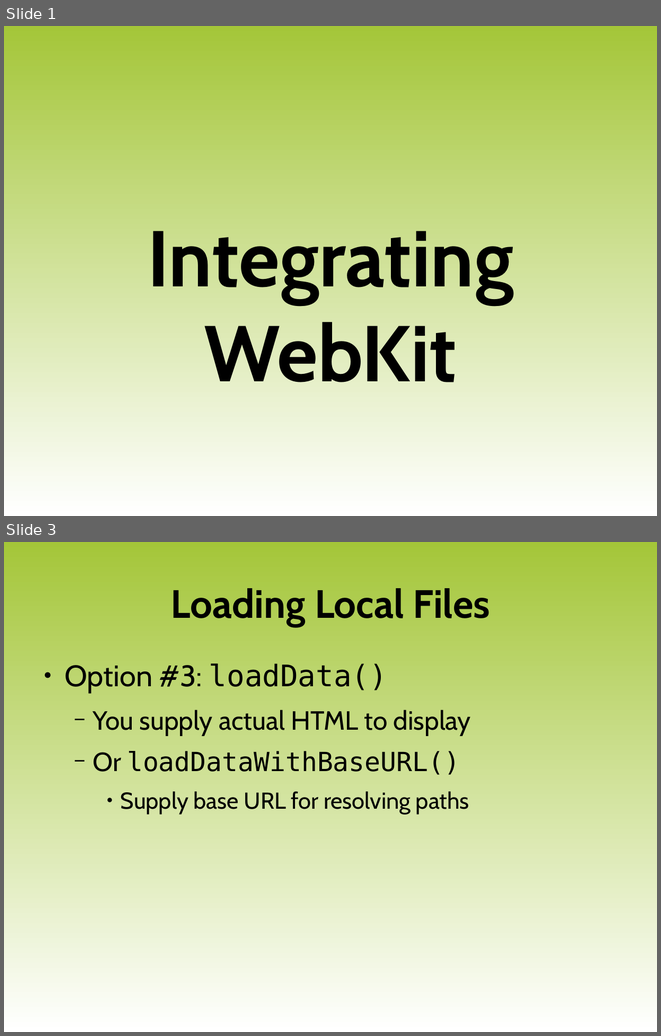
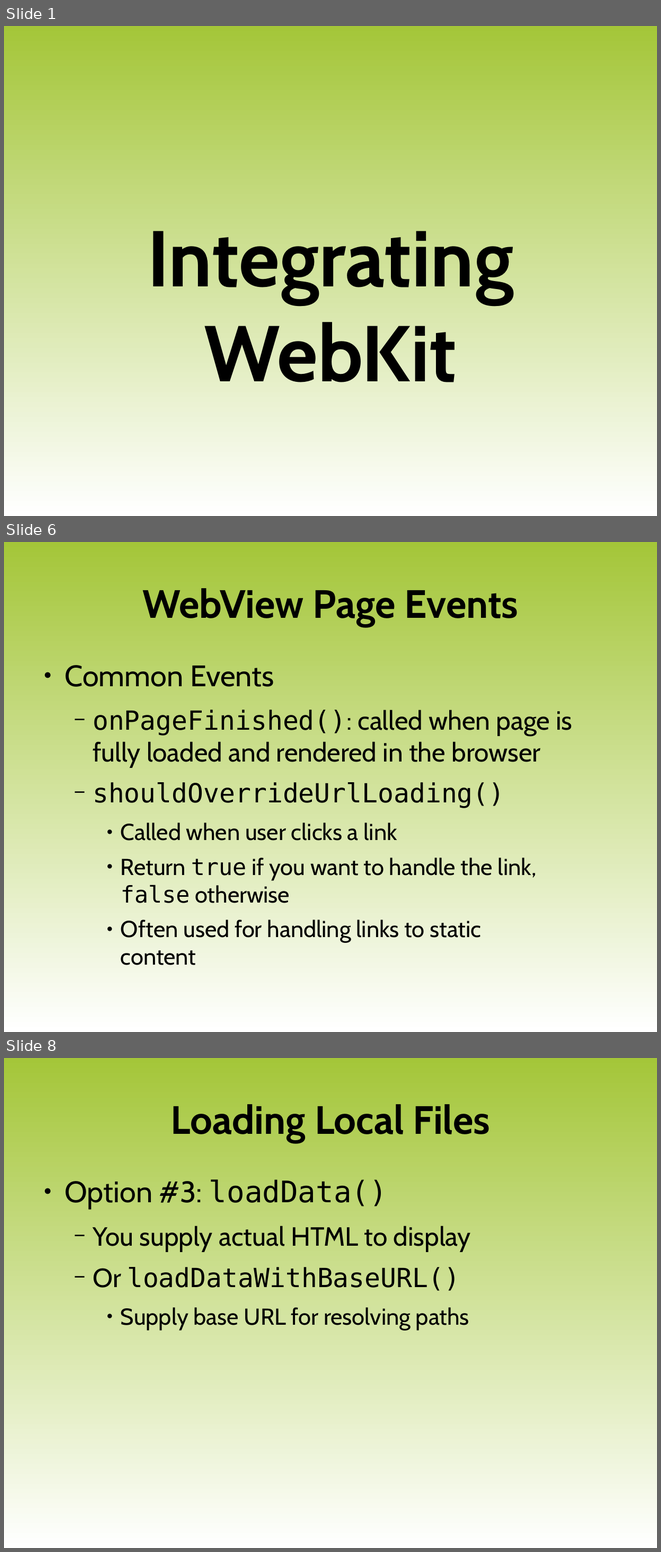
Before and after one commit to luigi-agosti/cw-courseware, a slide deck: XX-WebKit.odp. Shown one above the other, each under a label of ours: slides 1 and 3 before the commit, slides 1, 6 and 8 after it; the slides between them are not shown. The pictures are 661x1036 and 661x1552 pixels, drawn with LibreOffice and Linux fonts; fonts in the diff are those of the drawing; background and template pictures are left out. Boxes give left, top, right and bottom in pixels: in the first picture for what was removed or moved away, otherwise in the second. Text is boxed around its words. In the diff, an @@ line names an element or a change of style, - is before the commit and + after.

```diff
--- a/XX-WebKit.odp
+++ b/XX-WebKit.odp
@@ slide 6 added at box(4, 542, 657, 1032), background gradient #A4C639 to #FFFFFF @@
@@ title added at box(142, 588, 518, 627), 48 pt, text #000000, bold @@
+WebView Page Events
@@ text added at box(64, 665, 572, 965), 28 pt, text #000000 @@
+● Common Events
+  − onPageFinished(): called when page is fully loaded and rendered in the browser
+  − shouldOverrideUrlLoading()
+    ● Called when user clicks a link
+    ● Return true if you want to handle the link,
+      false otherwise
+    ● Often used for handling links to static
+      content
@@ what was slide 3 is now slide 8 @@
```
Also in this commit, not shown: 5 slides changed, 4 other slides added.
